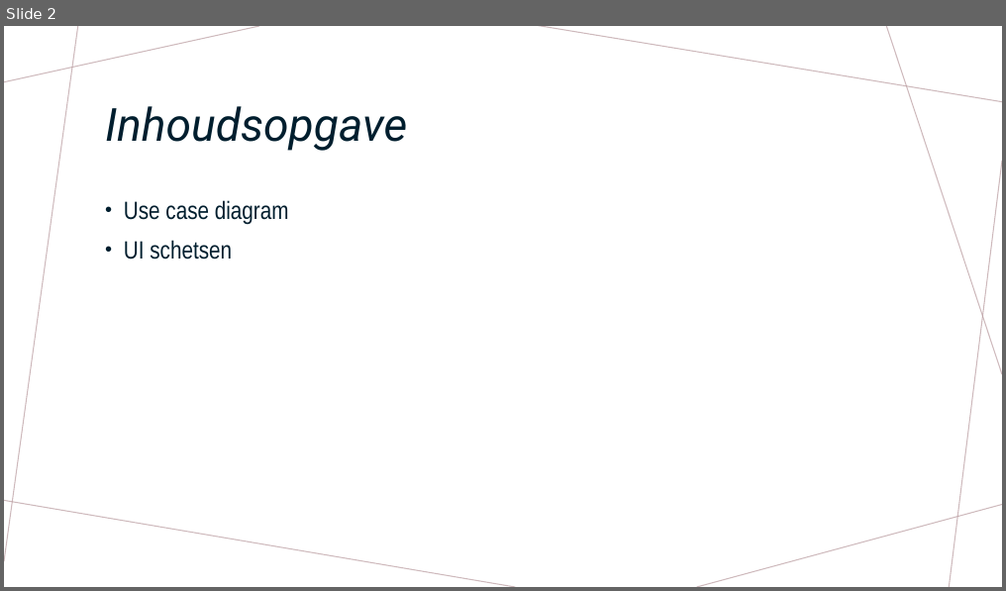
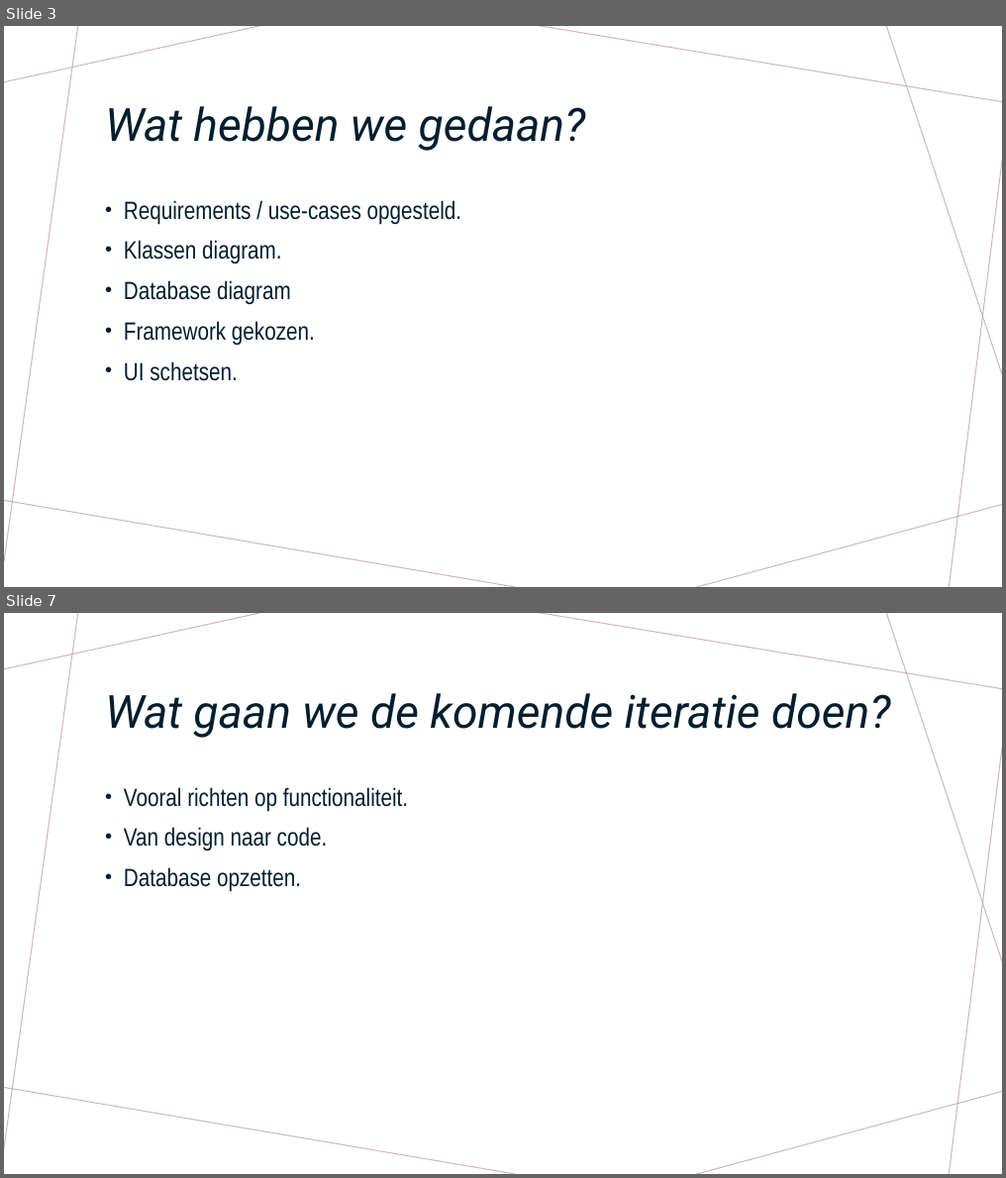
Before and after one commit to pietermn/BusPlan2Groep2, a slide deck: documentatie/Presentaties/Busplan Iteratie 1.pptx. Shown one above the other, each under a label of ours: slide 2 before the commit, slides 3 and 7 after it; the slides between them are not shown. The pictures are 1006x591 and 1006x1178 pixels, drawn with LibreOffice and Linux fonts; fonts in the diff are those of the drawing. Boxes give left, top, right and bottom in pixels: in the first picture for what was removed or moved away, otherwise in the second. Text is boxed around its words. In the diff, an @@ line names an element or a change of style, - is before the commit and + after.

```diff
--- a/documentatie/Presentaties/Busplan Iteratie 1.pptx
+++ b/documentatie/Presentaties/Busplan Iteratie 1.pptx
@@ slide 7 added at (4, 613, 1002, 1174), background #FFFFFF; not listed: 7 template elements that a slide beside it also shows @@
@@ title added at (105, 693, 890, 738), 44 pt, text #001E2E, italic @@
+Wat gaan we de komende iteratie doen?
@@ text added at (124, 787, 408, 892), 24 pt, text #001E2E @@
+• Vooral richten op functionaliteit.
+• Van design naar code.
+• Database opzetten.
@@ what was slide 2 is now slide 3 @@
@@ slide 3 changed as well @@
@@ title at (105, 106, 586, 151): text changed @@
-Inhoudsopgave
+Wat hebben we gedaan?
@@ text at (124, 200, 461, 381): text changed @@
-• Use case diagram
-• UI schetsen
+• Requirements / use-cases opgesteld.
+• Klassen diagram.
+• Database diagram
+• Framework gekozen.
+• UI schetsen.
```
Also in this commit, not shown: 1 other slide changed, 5 other slides added, 2 slides removed, 31 other files.
